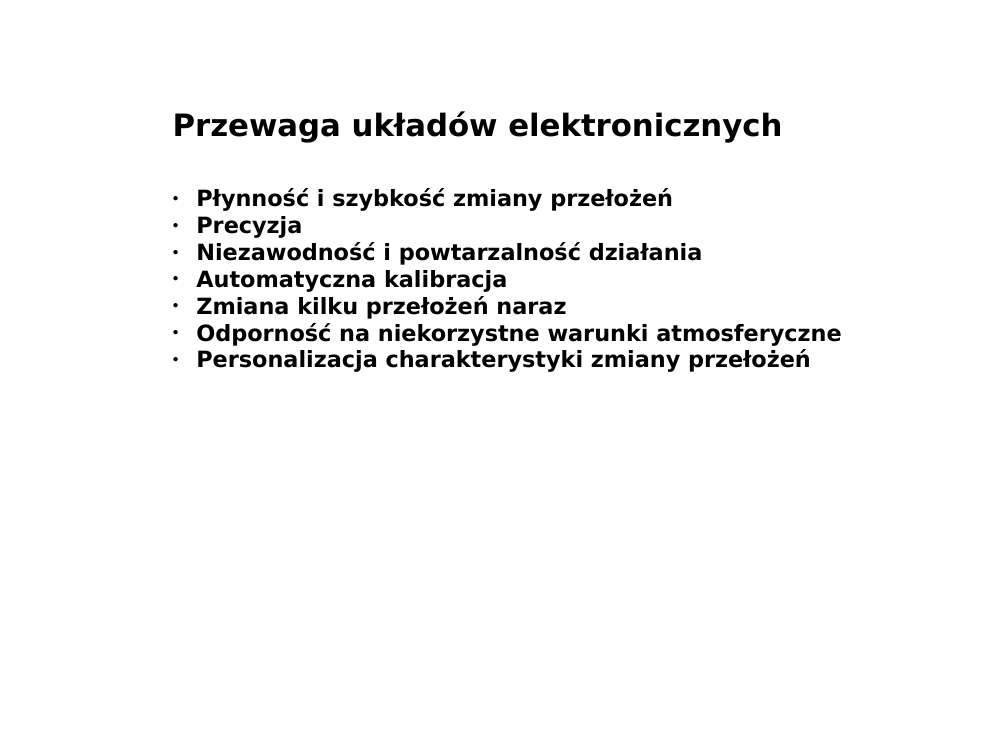
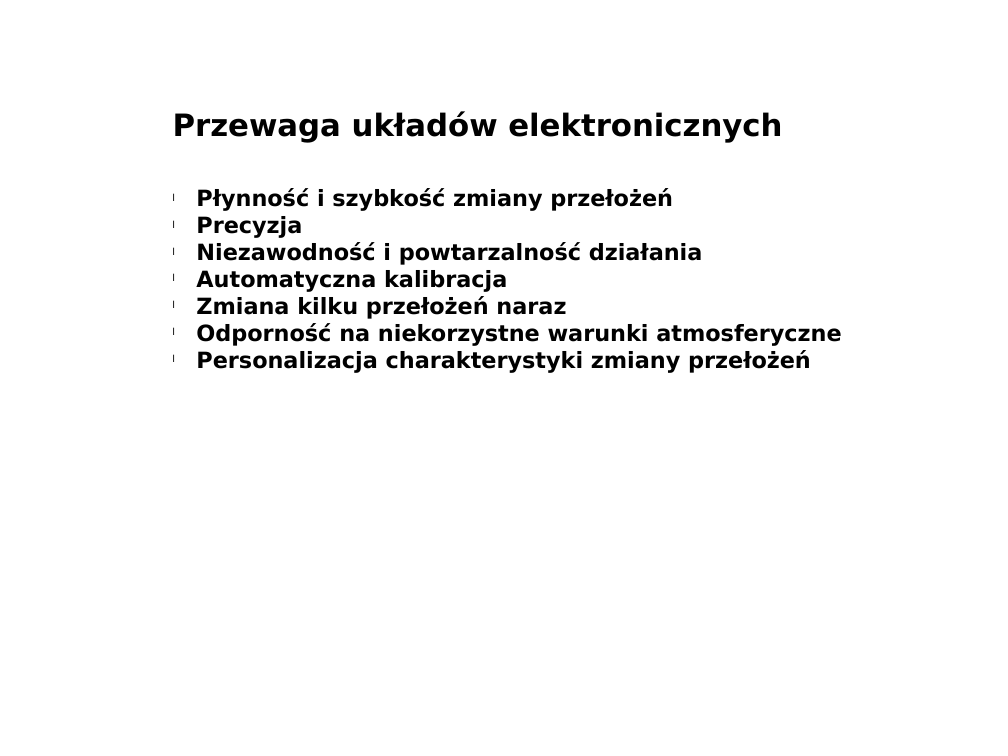
Before and after one commit to KarolKaim/-masterThesis, a slide deck: slide 6 of Presentations/diplomaSeminar/dipPresentation.pptx. Drawn at 1008x756 pixels with LibreOffice and Linux fonts; fonts in the diff are those of the drawing; background and template pictures are left out. Boxes give left, top, right and bottom in pixels: in the first picture for what was removed or moved away, otherwise in the second. Text is boxed around its words. In the diff, an @@ line names an element or a change of style, - is before the commit and + after.

```diff
--- a/Presentations/diplomaSeminar/dipPresentation.pptx
+++ b/Presentations/diplomaSeminar/dipPresentation.pptx
@@ text "Płynność i szybkość zmiany przełożeń" at <box>196,188,841,373</box>: bullet ● to l @@
```
Also in this commit, not shown: 3 other slides changed, 3 slides added, 1 slide removed.
